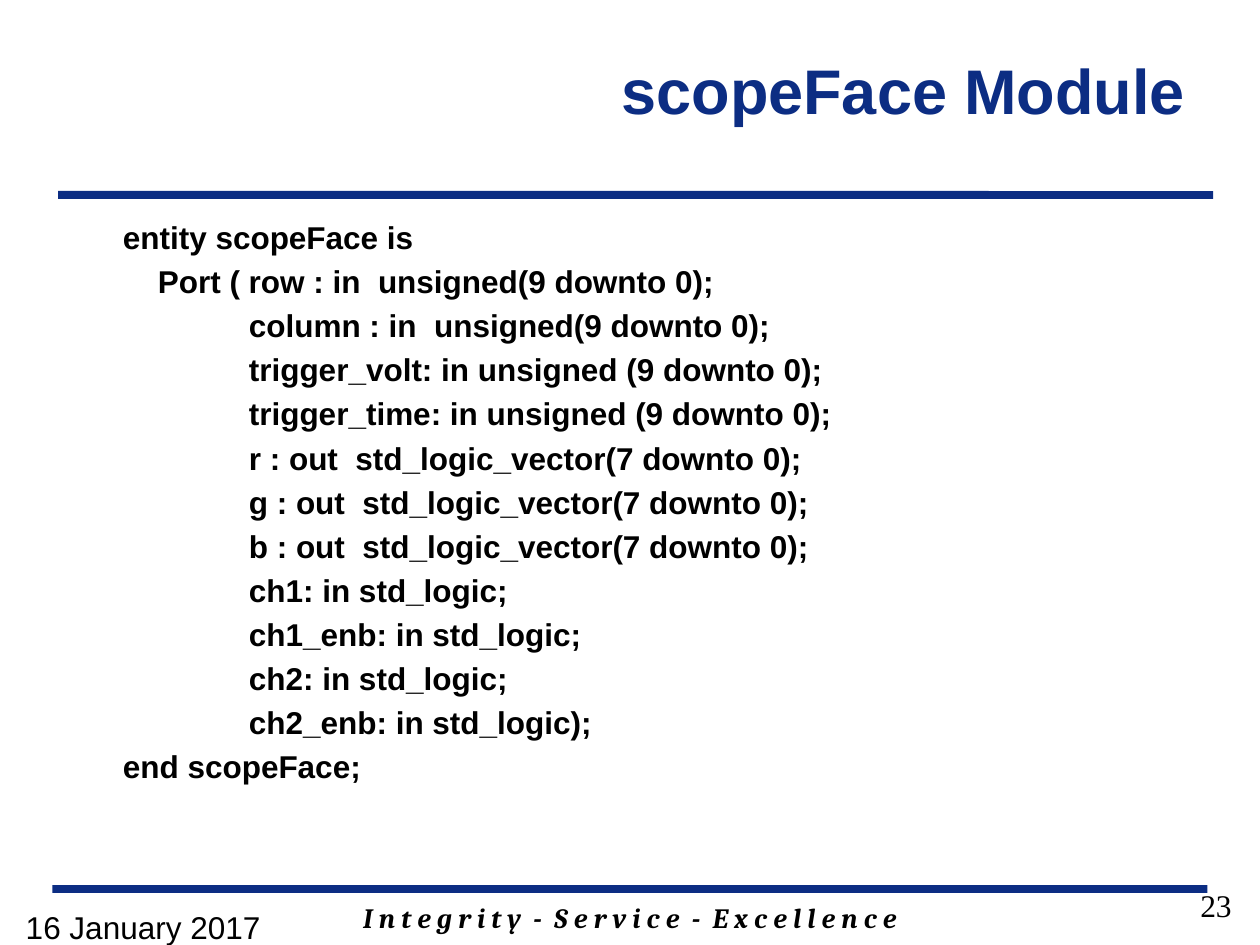
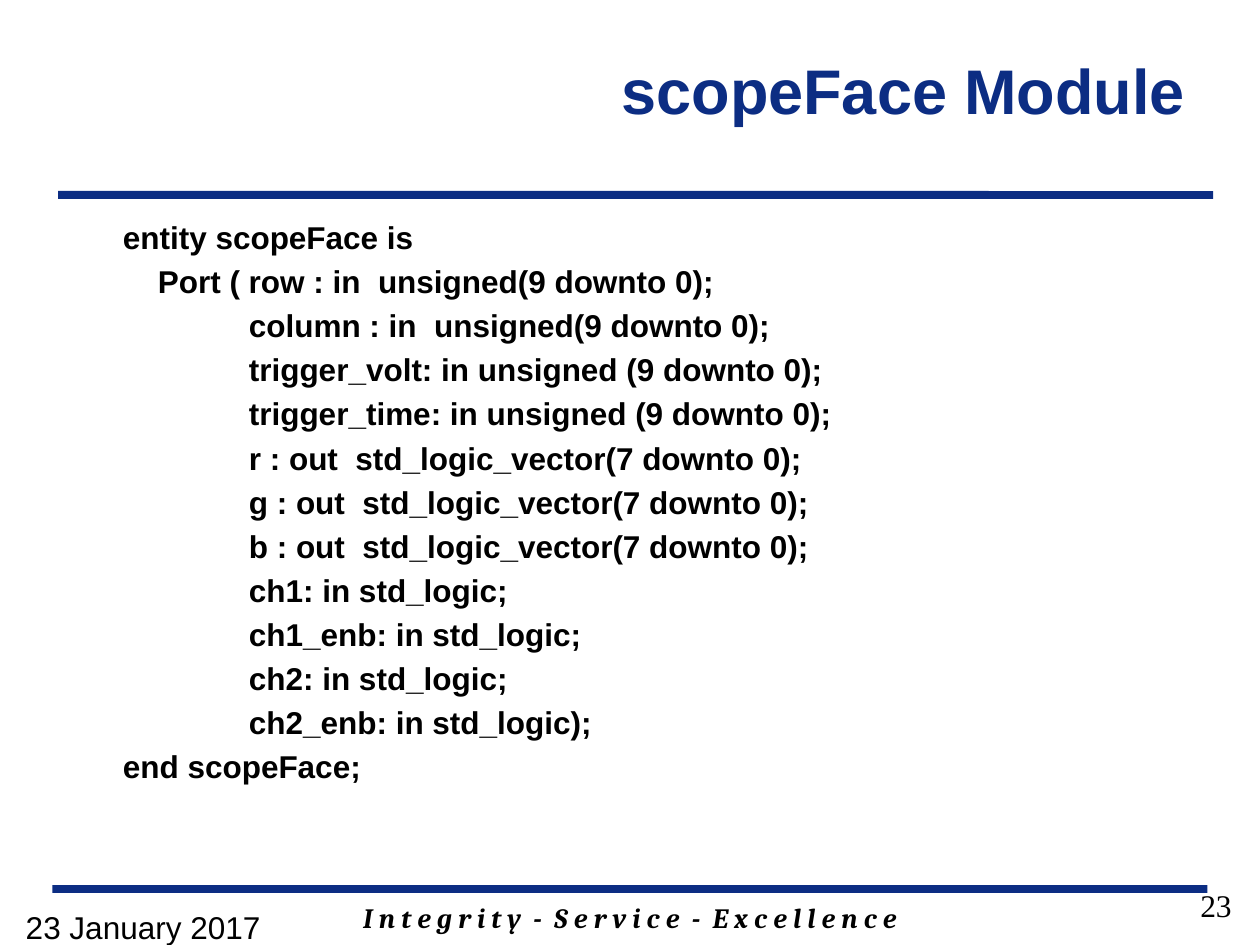
Before and after one commit to jfalkinburg/ECE383_web, a slide deck: slide 23 of lecture/slides/ECE_383_Lec5.pptx. Drawn at 1260x945 pixels with LibreOffice and Linux fonts; fonts in the diff are those of the drawing; background and template pictures are left out. Boxes give left, top, right and bottom in pixels: in the first picture for what was removed or moved away, otherwise in the second. Text is boxed around its words. In the diff, an @@ line names an element or a change of style, - is before the commit and + after.

```diff
--- a/lecture/slides/ECE_383_Lec5.pptx
+++ b/lecture/slides/ECE_383_Lec5.pptx
@@ text at [26,917,260,945]: text changed @@
-16 January 2017
+23 January 2017
```
Also in this commit, not shown: 17 other slides changed, 2 other files.
